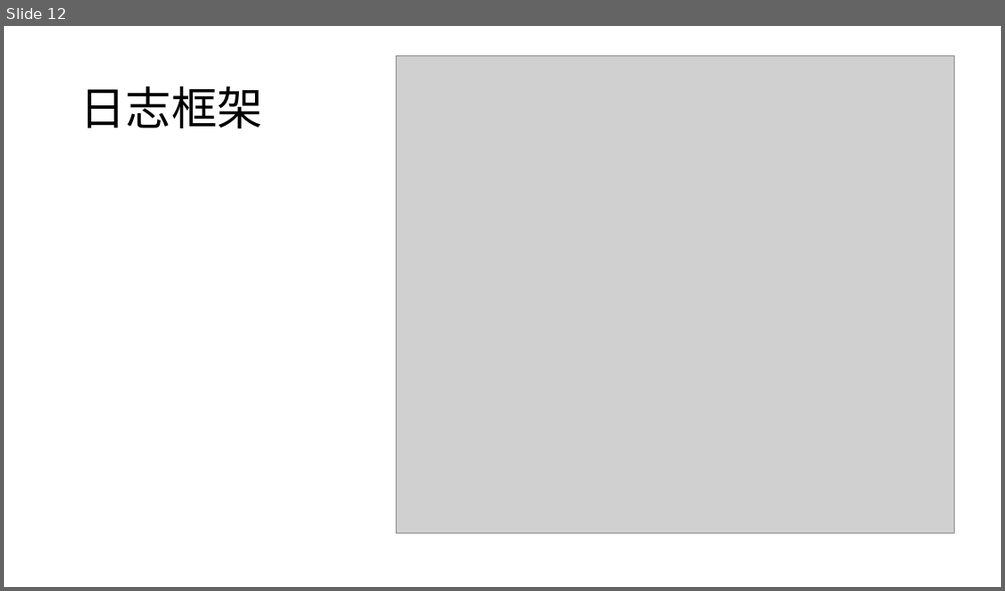
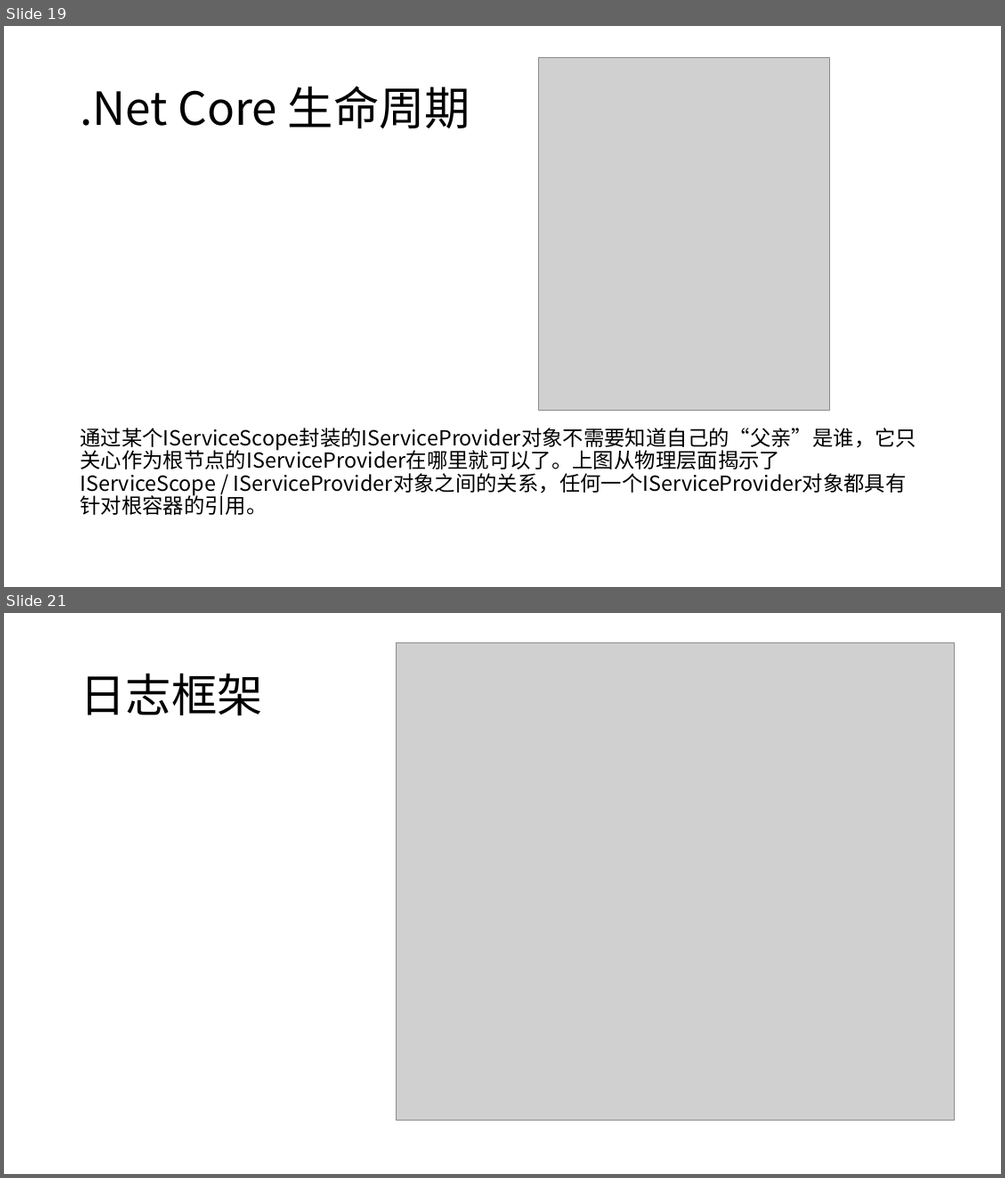
Before and after one commit to DarkRogerZz/TestCore, a slide deck: Word/.NET Core核心基础知识内容.pptx. Shown one above the other, each under a label of ours: slide 12 before the commit, slides 19 and 21 after it; the slides between them are not shown. The pictures are 1005x591 and 1005x1178 pixels, drawn with LibreOffice and Linux fonts; fonts in the diff are those of the drawing; grey boxes stand for pictures. Boxes give left, top, right and bottom in pixels: in the first picture for what was removed or moved away, otherwise in the second. Text is boxed around its words. In the diff, an @@ line names an element or a change of style, - is before the commit and + after.

```diff
--- a/Word/.NET Core核心基础知识内容.pptx
+++ b/Word/.NET Core核心基础知识内容.pptx
@@ slide 19 added at [4, 26, 1001, 587], background #FFFFFF @@
@@ picture added at [539, 57, 830, 410] @@
@@ title added at [80, 86, 470, 128], 44 pt, text #000000 @@
+.Net Core 生命周期
@@ text added at [80, 427, 916, 515], 20 pt, text #000000 @@
+通过某个IServiceScope封装的IServiceProvider对象不需要知道自己的“父亲”是谁，它只关心作为根节点的IServiceProvider在哪里就可以了。上图从物理层面揭示了IServiceScope / IServiceProvider对象之间的关系，任何一个IServiceProvider对象都具有针对根容器的引用。
@@ what was slide 12 is now slide 21 @@
```
Also in this commit, not shown: 3 slides changed, 16 other slides added, 8 other files.
